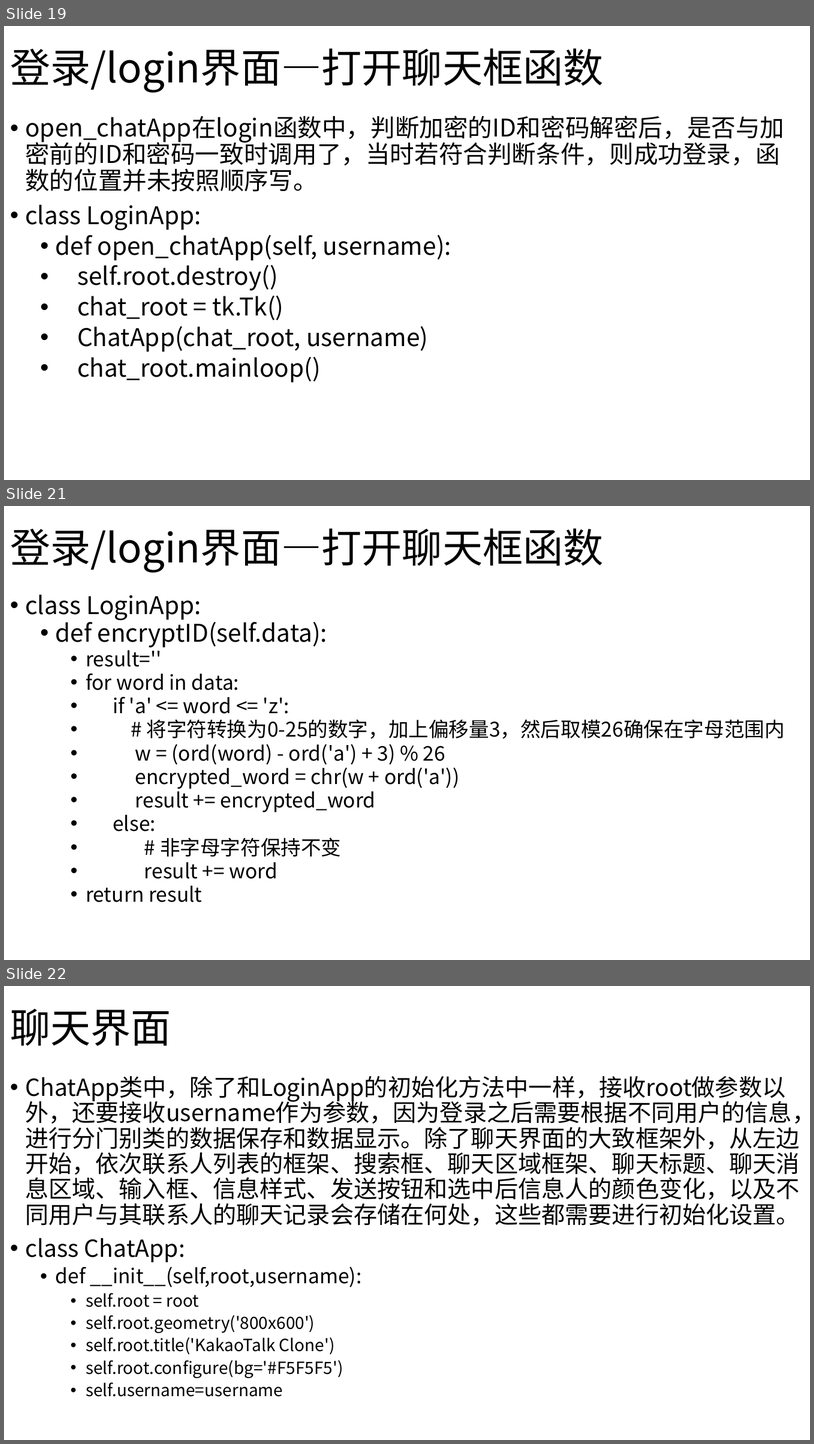
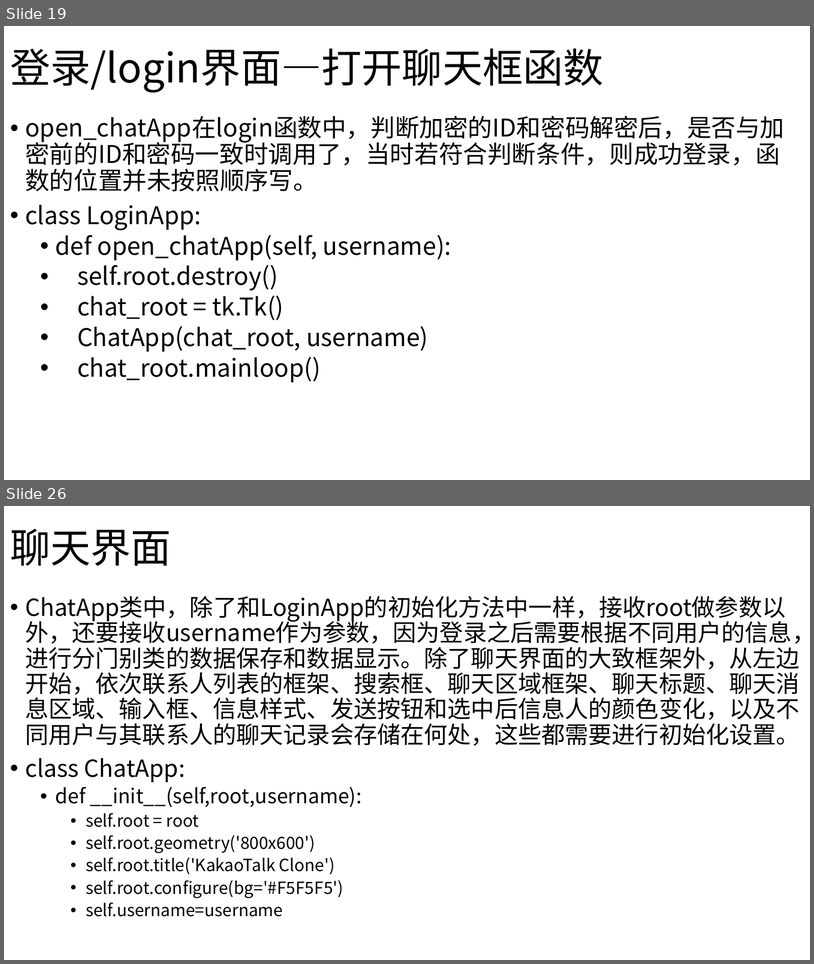
Before and after one commit to tianyuan65/design-implementation-of-multi-user_chat_system_with_python, a slide deck: 第二个项目.pptx. Shown one above the other, each under a label of ours: slides 19, 21 and 22 before the commit, slides 19 and 26 after it; the slides between them are not shown. The pictures are 814x1444 and 814x964 pixels, drawn with LibreOffice and Linux fonts; fonts in the diff are those of the drawing. Boxes give left, top, right and bottom in pixels: in the first picture for what was removed or moved away, otherwise in the second. Text is boxed around its words. In the diff, an @@ line names an element or a change of style, - is before the commit and + after.

Commit message:
encrypt data by caeser cipher and SHA(Secure Hash Algorithm)

```diff
--- a/第二个项目.pptx
+++ b/第二个项目.pptx
@@ slide 21 removed at box(4, 506, 810, 960), background #FFFFFF @@
@@ title removed at box(10, 528, 604, 572) @@
-登录/login界面—打开聊天框函数
@@ text removed at box(25, 594, 785, 902) @@
-• class LoginApp:
-  • def encryptID(self.data):
-    • result=''
-    • for word in data:
-    • if 'a' <= word <= 'z':
-    • # 将字符转换为0-25的数字，加上偏移量3，然后取模26确保在字母范围内
-    • w = (ord(word) - ord('a') + 3) % 26
-    • encrypted_word = chr(w + ord('a'))
-    • result += encrypted_word
-    • else:
-    • # 非字母字符保持不变
-    • result += word
-    • return result
@@ what was slide 22 is now slide 26 @@
```
Also in this commit, not shown: 1 slide changed, 5 slides added, 13 other files.
